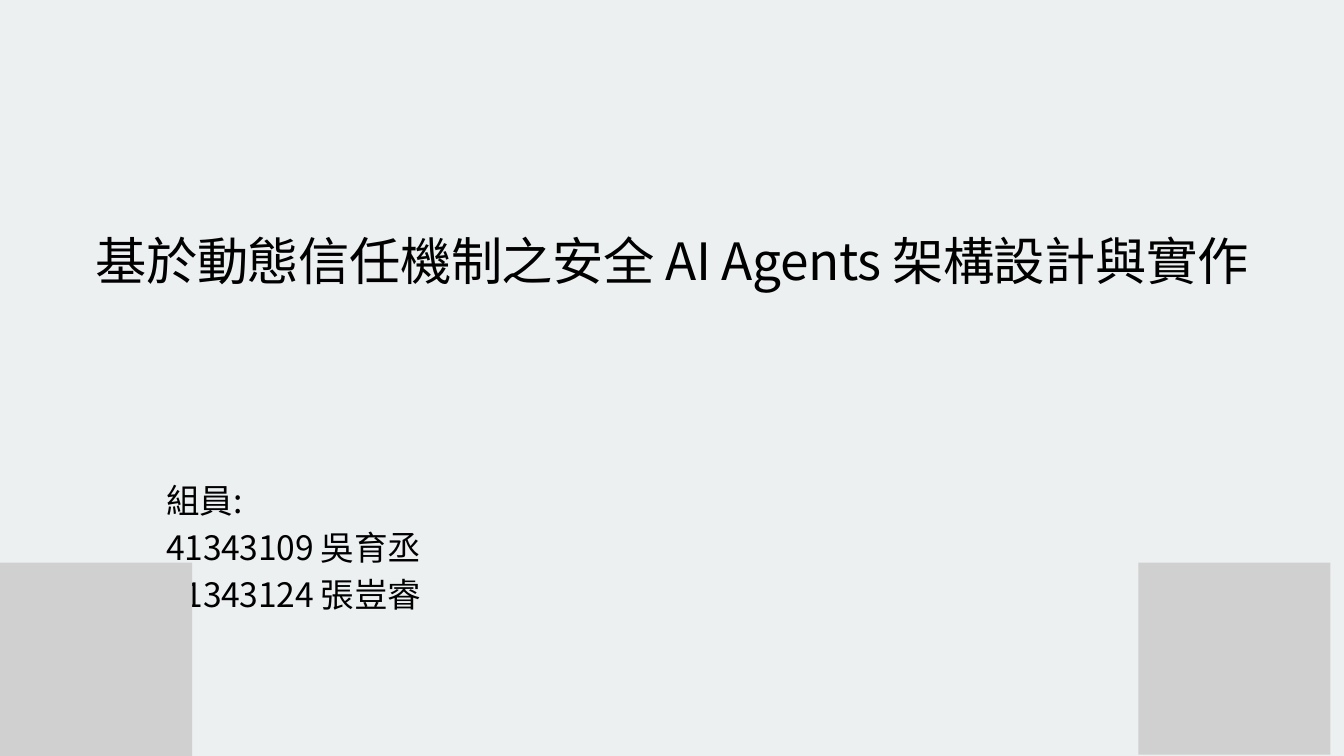
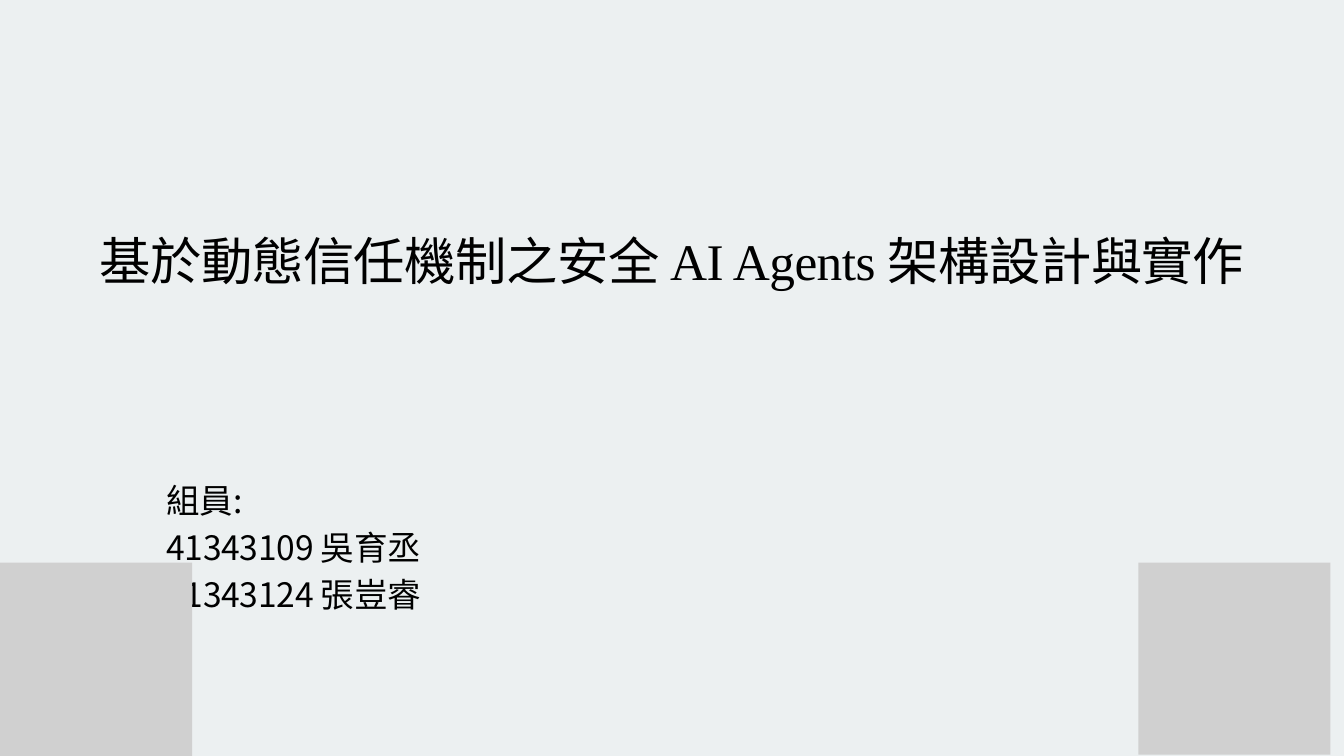
Before and after one commit to yu-cheng0822/projectnote, a slide deck: slide 1 of 專題進度報告.pptx. Drawn at 1344x756 pixels with LibreOffice and Linux fonts; fonts in the diff are those of the drawing; grey boxes stand for pictures. Boxes give left, top, right and bottom in pixels: in the first picture for what was removed or moved away, otherwise in the second. Text is boxed around its words. In the diff, an @@ line names an element or a change of style, - is before the commit and + after.

```diff
--- a/專題進度報告.pptx
+++ b/專題進度報告.pptx
@@ text "基於動態信任機制之安全 AI Agents 架構設計與實作" at box(100, 236, 1244, 290): font Noto Sans CJK SC to Times New Roman in "AI Agents" @@
```
Also in this commit, not shown: 3 other slides changed.
